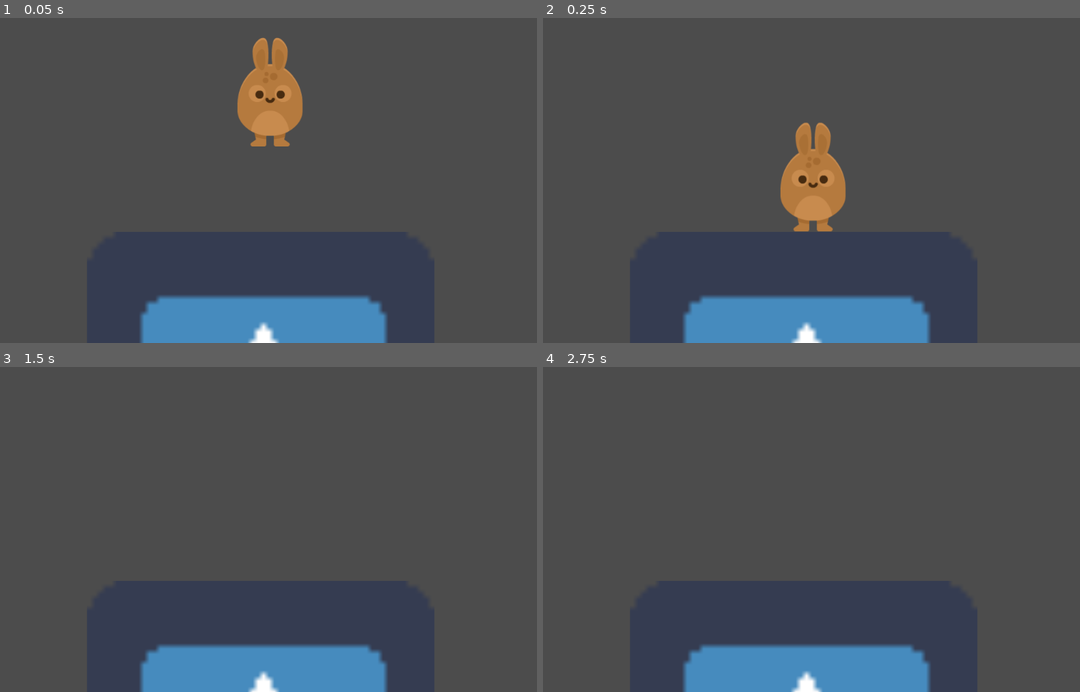
Above: before the commit, frames 1-4 (two rows, left to right).
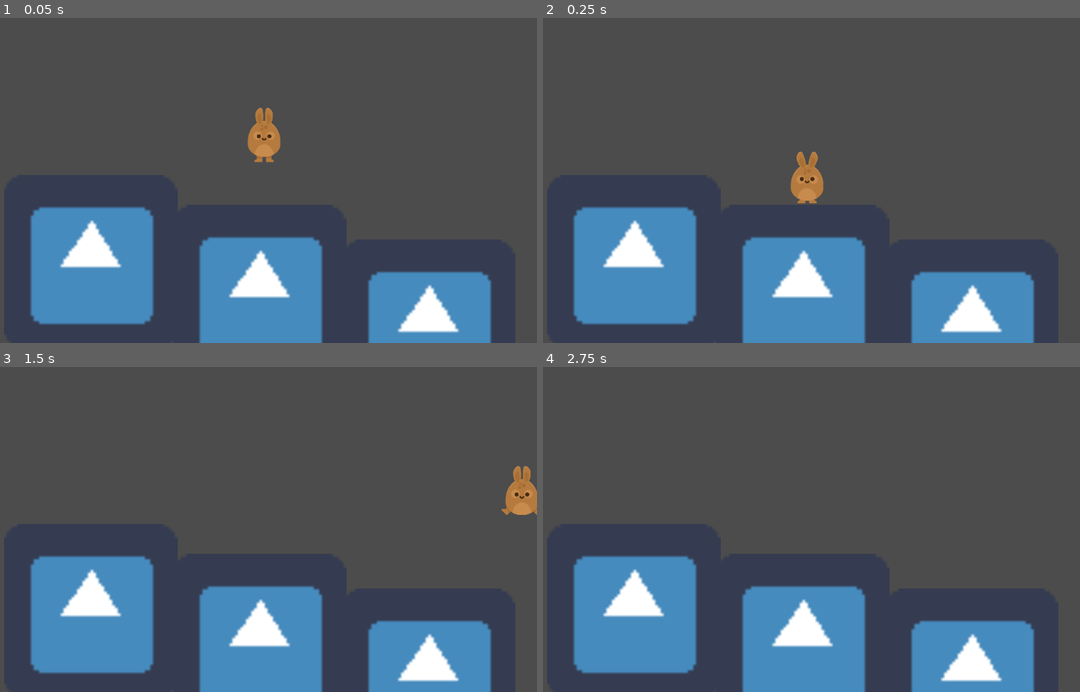
Above: after the commit, the same moments.

Repository: ilonanen/udemy_project_hoppy_days
Game: Godot game, scene res://Levels/Level1.tscn
Two runs of this game, one before a commit and one after it. Both use one fixed random seed, a clock stepped at 60 frames per second and the inputs below. The engine's default icon, where the game draws it, is replaced by a stand-in: a white triangle on a blue panel in a dark square.
Inputs:
- Up to frame 1 (0.05 s): no input
- Up to frame 2 (0.25 s): no input
- Up to frame 3 (1.5 s): hold W (jump) 0.53-1.28 s; hold D (right) from 0.53 s (still down); tap W (jump) at 1.35 s
- Up to frame 4 (2.75 s): tap W (jump) at 1.52, 1.82 s; tap Enter at 2 s; release D (right) at 2.03 s; hold A (left) from 2.03 s (still down); hold W (jump) from 2.03 s (still down)

The runs differ from the first frame. In frame 1, 23% of the frame differs, in the area x 5-92%, y 5-100%; in frame 2, 22%; in frame 3, 21%; in frame 4, 20%.

Commit message:
Animated bunny

Diff:
--- a/Levels/Level1.tscn
+++ b/Levels/Level1.tscn
@@ -5,7 +5,7 @@
 
 [sub_resource type="RectangleShape2D" id=1]
 
-[node name="Node2D" type="Node2D"]
+[node name="Level1" type="Node2D"]
 position = Vector2( -4.48987, 0 )
 
 [node name="Player" parent="." instance=ExtResource( 1 )]
@@ -25,3 +25,38 @@
 visible = false
 scale = Vector2( 32, 32 )
 shape = SubResource( 1 )
+
+[node name="Floor2" type="StaticBody2D" parent="."]
+position = Vector2( 1142.06, 842.859 )
+__meta__ = {
+"_edit_group_": true
+}
+
+[node name="Sprite" type="Sprite" parent="Floor2"]
+scale = Vector2( 10, 10 )
+texture = ExtResource( 2 )
+
+[node name="CollisionShape2D" type="CollisionShape2D" parent="Floor2"]
+visible = false
+scale = Vector2( 32, 32 )
+shape = SubResource( 1 )
+
+[node name="Floor3" type="StaticBody2D" parent="."]
+position = Vector2( -102.469, 604.045 )
+__meta__ = {
+"_edit_group_": true
+}
+
+[node name="Sprite" type="Sprite" parent="Floor3"]
+scale = Vector2( 10, 10 )
+texture = ExtResource( 2 )
+
+[node name="CollisionShape2D" type="CollisionShape2D" parent="Floor3"]
+visible = false
+scale = Vector2( 32, 32 )
+shape = SubResource( 1 )
+
+[node name="Camera2D" type="Camera2D" parent="."]
+position = Vector2( 518.494, 304.437 )
+current = true
+zoom = Vector2( 2, 2 )
--- a/Player.gd
+++ b/Player.gd
@@ -2,7 +2,7 @@
 
 var motion = Vector2(0,0) # x, y
 
-const SPEED = 800 # * delta
+const SPEED = 1000 # * delta
 const GRAVITY = 300 # * delta
 const UP = Vector2(0, -1)
 const JUMP_SPEED = 3000
@@ -12,6 +12,7 @@
 	apply_gravity()
 	jump()
 	move()
+	animate()
 	move_and_slide(motion, UP)
 
 
@@ -23,7 +24,7 @@
 
 
 func jump():
-	if Input.is_action_just_pressed("jump") and is_on_floor():
+	if Input.is_action_pressed("jump") and is_on_floor():
 		motion.y -= JUMP_SPEED
 
 
@@ -34,3 +35,16 @@
 		motion.x = SPEED
 	else:
 		motion.x = 0
+
+
+func animate():
+	if motion.y < 0:
+		$AnimatedSprite.play("jump")
+	elif motion.x < 0:
+		$AnimatedSprite.flip_h = true
+		$AnimatedSprite.play("walk")
+	elif motion.x > 0:
+		$AnimatedSprite.flip_h = false
+		$AnimatedSprite.play("walk")
+	else:
+		$AnimatedSprite.play("idle")
--- a/Player.tscn
+++ b/Player.tscn
@@ -1,11 +1,33 @@
-[gd_scene load_steps=4 format=2]
+[gd_scene load_steps=9 format=2]
 
 [ext_resource path="res://GFX/Players/bunny1_stand.png" type="Texture" id=1]
 [ext_resource path="res://Player.gd" type="Script" id=2]
+[ext_resource path="res://GFX/Players/bunny1_ready.png" type="Texture" id=3]
+[ext_resource path="res://GFX/Players/bunny1_walk2.png" type="Texture" id=4]
+[ext_resource path="res://GFX/Players/bunny1_walk1.png" type="Texture" id=5]
+[ext_resource path="res://GFX/Players/bunny1_jump.png" type="Texture" id=6]
 
 [sub_resource type="CapsuleShape2D" id=1]
 radius = 60.5
 height = 83.0
+
+[sub_resource type="SpriteFrames" id=2]
+animations = [ {
+"frames": [ ExtResource( 1 ), ExtResource( 3 ) ],
+"loop": true,
+"name": "idle",
+"speed": 5.0
+}, {
+"frames": [ ExtResource( 5 ), ExtResource( 4 ) ],
+"loop": true,
+"name": "walk",
+"speed": 8.0
+}, {
+"frames": [ ExtResource( 6 ) ],
+"loop": true,
+"name": "jump",
+"speed": 5.0
+} ]
 
 [node name="Player" type="KinematicBody2D"]
 position = Vector2( 494.564, 281.404 )
@@ -14,10 +36,10 @@
 "_edit_group_": true
 }
 
-[node name="bunny1_stand" type="Sprite" parent="."]
-position = Vector2( -0.210236, 0.130676 )
-texture = ExtResource( 1 )
-
 [node name="CollisionShape2D" type="CollisionShape2D" parent="."]
 visible = false
 shape = SubResource( 1 )
+
+[node name="AnimatedSprite" type="AnimatedSprite" parent="."]
+frames = SubResource( 2 )
+animation = "idle"
